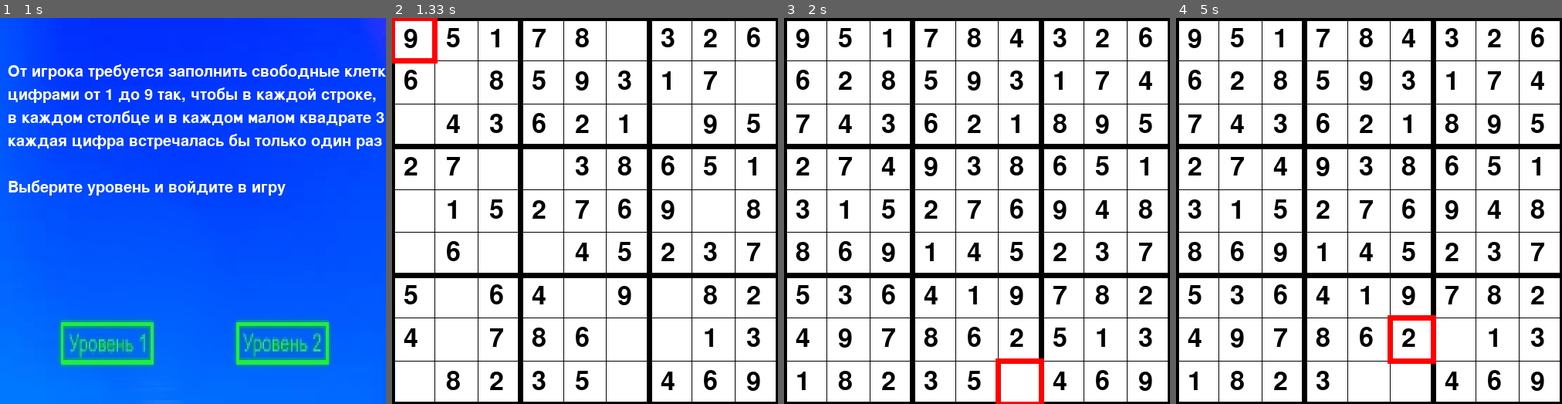
Above: before the commit, frames 1-4 (left to right).
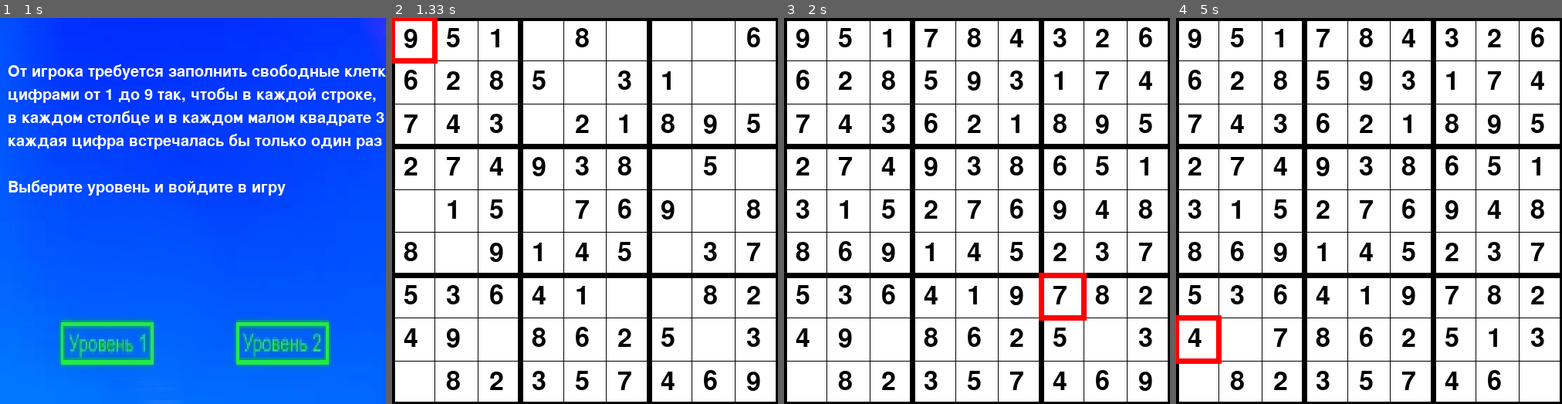
Above: after the commit, the same moments.

Repository: alisamoskovtseva/pygame_project
Game: pygame game, started from example delete.py
Same seed, same stepped clock (60 frames per second), same inputs: the game is played once before the commit and once after it.
Inputs (mouse positions are in pixels of both pictures, inside the frame that each line leads up to):
- Up to frame 1 (1 s): click (177, 226) at 0.88 s
- Up to frame 2 (1.33 s): click (708, 199) at 1.22 s
- Up to frame 3 (2 s): tap Enter at 1.5 s; tap 1 at 1.83 s
- Up to frame 4 (5 s): hold Up 2.17-2.63 s; hold Right 2.67-3.13 s; tap 1 at 2.82, 4.22 s; hold Left 3.17-3.7 s; hold Down 3.73-4.03 s; hold Left 4.07-4.47 s; hold Up 4.5-4.87 s; hold Right from 4.9 s (still down)

Frame 1 is identical in both runs. In frame 2, 2.7% of the frame differs, in the area x 3-95%, y 2-97%; in frame 3, 1.4%; in frame 4, 1.8%.

Commit message:
сделала ответы

Diff:
--- a/example delete.py
+++ b/example delete.py
@@ -61,20 +61,18 @@
                     if a:
                         r = random.choice(a)
                         maps[i][j] = r
+                        maps_ans[i][j] = r
                         hor[i].remove(r)
                         ver[j].remove(r)
                         kvadr[i // 3][j // 3].remove(r)
             for p in range(len(maps)):
                 if maps[p].count(0) == 0:
                     c += 1
-            maps_ans = maps  # ответы
-
-            squares = side * side
-            empties = squares * 1 // 4  # УРОВЕНЬ СЛОЖНОСИ 1
-            for p in sample(range(squares), empties):
-                maps[p // side][p % side] = 0
-
-
+        squares = side * side
+        empties = squares * 1 // 4  # УРОВЕНЬ СЛОЖНОСИ 1
+        for p in sample(range(squares), empties):
+            maps[p // side][p % side] = 0
+        print(maps_ans)
 
 
 font1 = pygame.font.SysFont(None, 50)  # но можно найти прикольный шрифт
